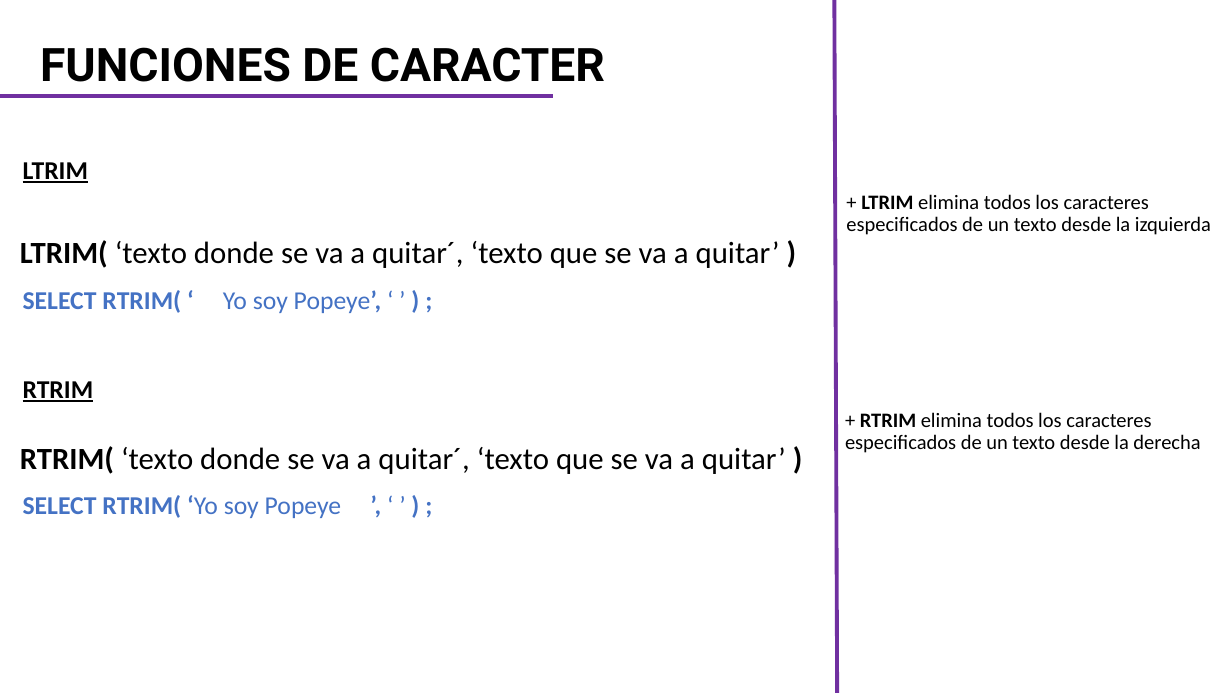
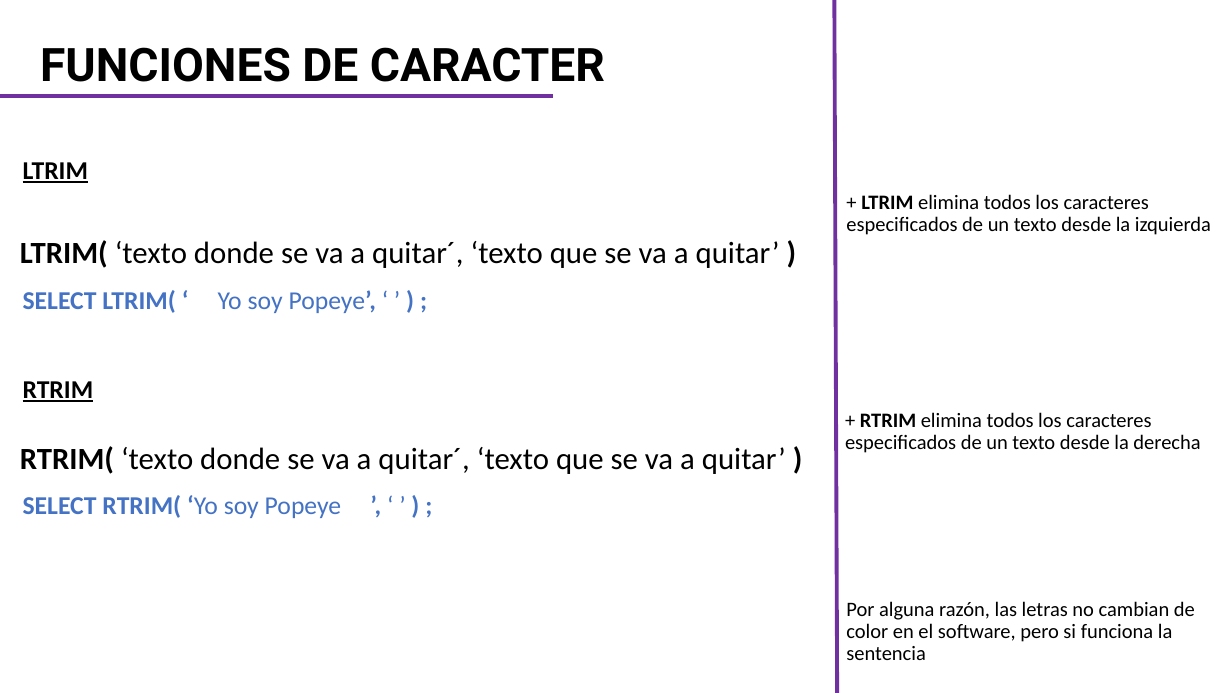
Before and after one commit to CarlosCamposs/Curso-AABD_SQL, a slide deck: slide 45 of Curso AABD-SQL (Notas).pptx. Drawn at 1232x693 pixels with LibreOffice and Linux fonts; fonts in the diff are those of the drawing. Boxes give left, top, right and bottom in pixels: in the first picture for what was removed or moved away, otherwise in the second. Text is boxed around its words. In the diff, an @@ line names an element or a change of style, - is before the commit and + after.

```diff
--- a/Curso AABD-SQL (Notas).pptx
+++ b/Curso AABD-SQL (Notas).pptx
@@ text at <box>23,290,376,313</box>: text changed @@
-SELECT RTRIM( ‘ Yo soy Popeye’, ‘ ’ ) ;
+SELECT LTRIM( ‘ Yo soy Popeye’, ‘ ’ ) ;
@@ text added at <box>846,601,1195,660</box>, 16 pt, text #000000 @@
+Por alguna razón, las letras no cambian de color en el software, pero si funciona la sentencia
```
Also in this commit, not shown: 5 other slides changed, 1 other file.
